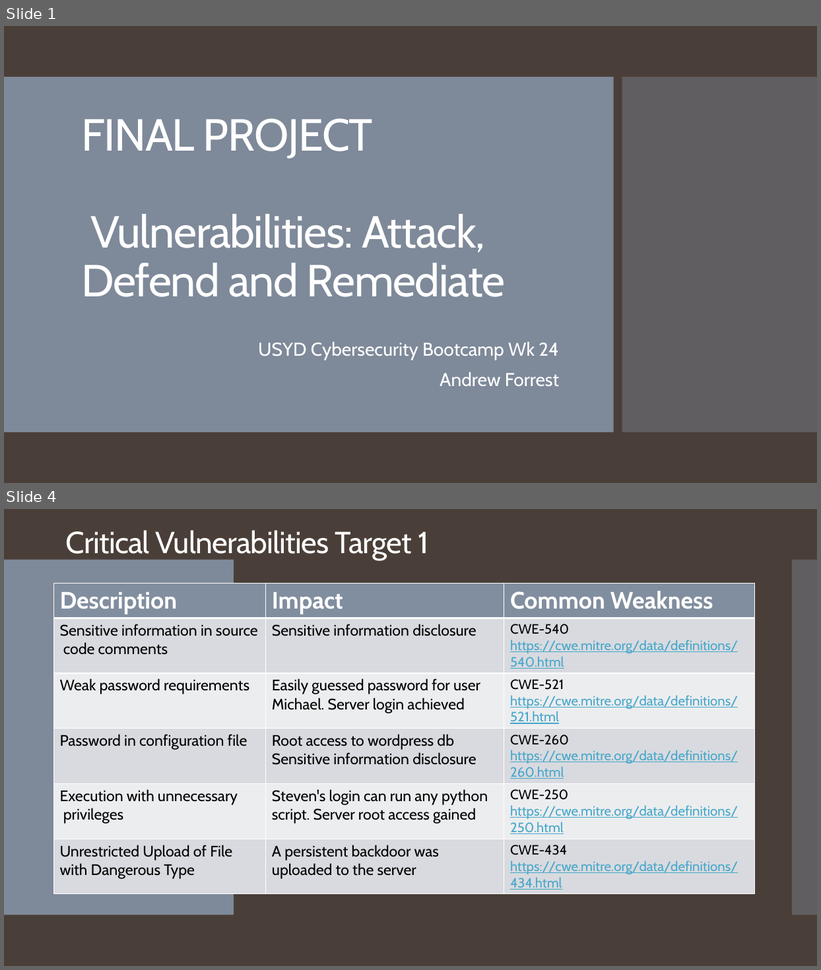
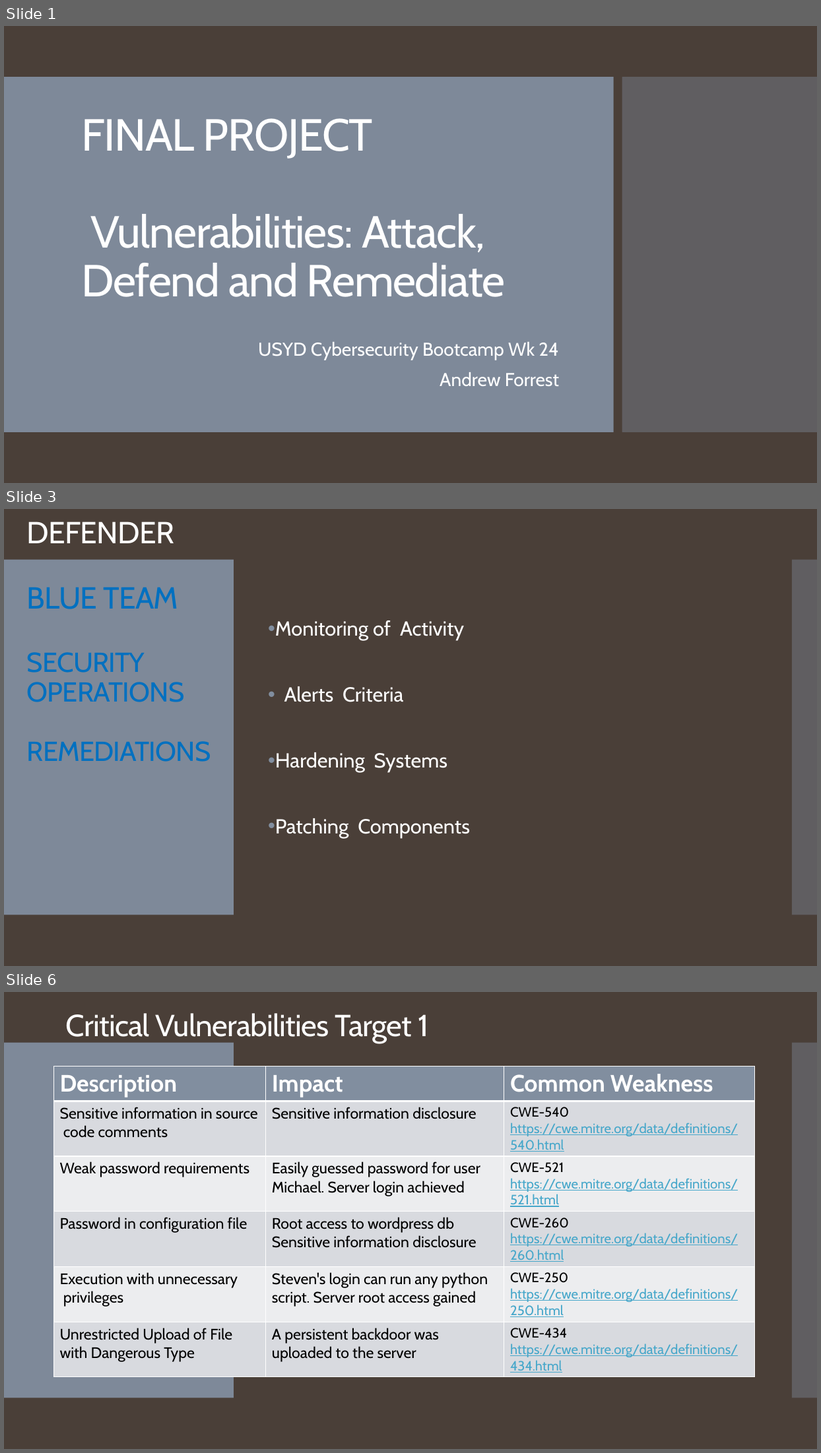
Before and after one commit to forrestaj64/Vulnerabilities-Attack-Defend-Remediate, a slide deck: Overiew-Presentation.pptx. Shown one above the other, each under a label of ours: slides 1 and 4 before the commit, slides 1, 3 and 6 after it; the slides between them are not shown. The pictures are 821x970 and 821x1453 pixels, drawn with LibreOffice and Linux fonts; fonts in the diff are those of the drawing. Boxes give left, top, right and bottom in pixels: in the first picture for what was removed or moved away, otherwise in the second. Text is boxed around its words. In the diff, an @@ line names an element or a change of style, - is before the commit and + after.

```diff
--- a/Overiew-Presentation.pptx
+++ b/Overiew-Presentation.pptx
@@ slide 3 added at (4, 509, 817, 966), background #4A3F38; not listed: 2 template elements that a slide beside it also shows @@
@@ title added at (27, 522, 211, 762), 32.4 pt, text #0070C0 @@
+DEFENDER
+BLUE TEAM
+SECURITY
+OPERATIONS
+REMEDIATIONS
@@ text added at (275, 621, 470, 838), 24 pt, text #FFFFFF @@
+• Monitoring of Activity
+• Alerts Criteria
+• Hardening Systems
+• Patching Components
@@ what was slide 4 is now slide 6 @@
```
Also in this commit, not shown: 8 slides changed, 3 other slides added, 2 slides removed.
